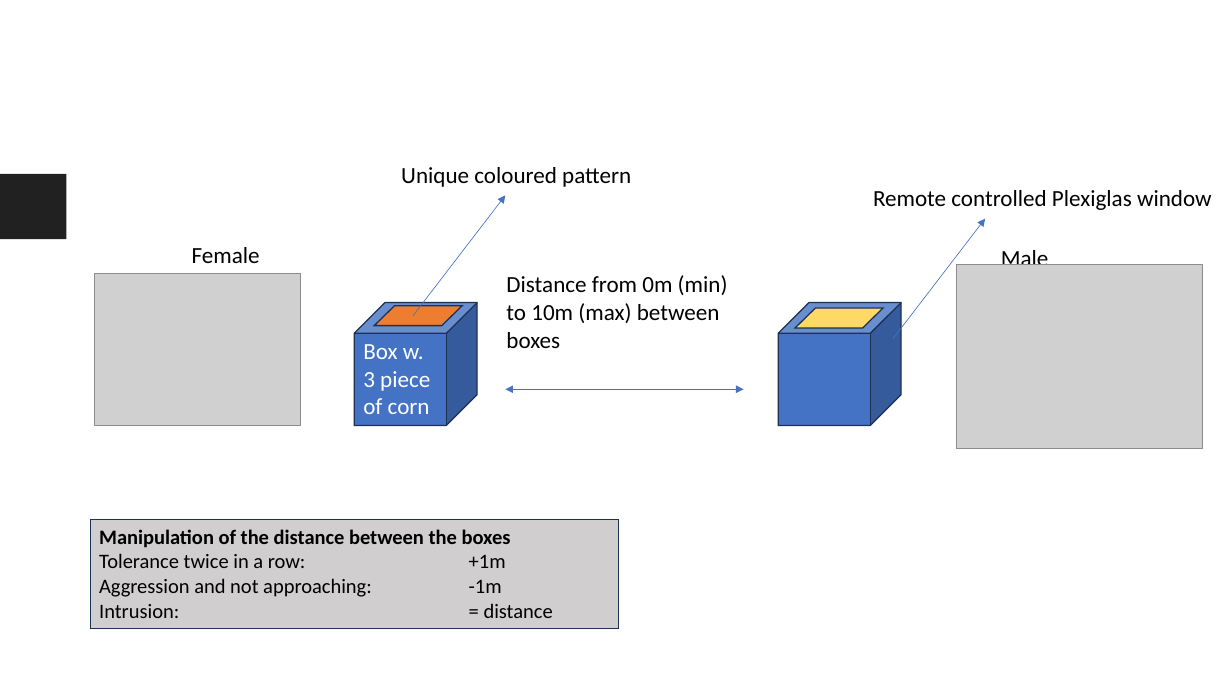
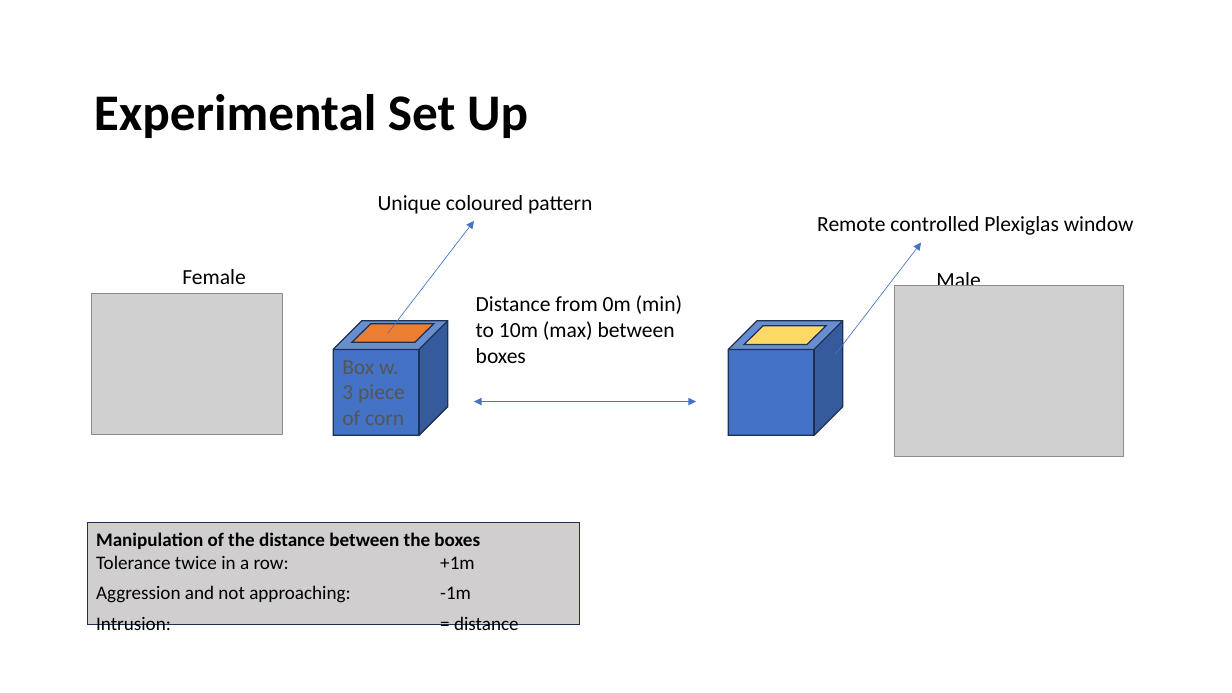
Before and after one commit to Makipurple3/IVPToleranceBex2223, a slide deck: slide 12 of M.AungKyaw_MaleFemaleToleranceInWildVervetMonkeys_Thesis.pptx (slide 15 before the commit). Drawn at 1232x693 pixels with LibreOffice and Linux fonts; fonts in the diff are those of the drawing; grey boxes stand for pictures. Boxes give left, top, right and bottom in pixels: in the first picture for what was removed or moved away, otherwise in the second. Text is boxed around its words. In the diff, an @@ line names an element or a change of style, - is before the commit and + after.

Commit message:
PPT updates

```diff
--- a/M.AungKyaw_MaleFemaleToleranceInWildVervetMonkeys_Thesis.pptx
+++ b/M.AungKyaw_MaleFemaleToleranceInWildVervetMonkeys_Thesis.pptx
@@ title added at [94,94,528,138], 40 pt, text #000000, bold @@
+Experimental Set Up
@@ rectangle removed at [0,174,67,239] @@
@@ text "Unique coloured pattern": place and size @@
-text "Unique coloured pattern" at [401,167,631,187]
+text "Unique coloured pattern" at [378,195,592,214]
@@ size 18 to 16.8 pt; more space between paragraphs in 5 elements at [182,269,246,284], [476,295,683,363], [378,195,592,214], [936,269,980,286], [817,216,1134,235] @@
@@ text "Remote controlled Plexiglas window": place and size @@
-text "Remote controlled Plexiglas window" at [873,190,1212,210]
+text "Remote controlled Plexiglas window" at [817,216,1134,235]
@@ arrow moved from (413, 316) - (506, 195) to (388, 333) - (474, 221) @@
@@ text "Female": place and size @@
-text "Female" at [192,247,260,263]
+text "Female" at [182,269,246,284]
@@ arrow moved from (893, 339) - (985, 219) to (836, 355) - (921, 243) @@
@@ text "Male": place and size @@
-text "Male" at [1001,246,1049,265]
+text "Male" at [936,269,980,286]
@@ picture: place and size @@
-picture at [94,274,300,425]
+picture at [91,294,283,435]
@@ text "Distance from 0m (min) to ...": place and size @@
-text "Distance from 0m (min) to ..." at [506,275,728,348]
+text "Distance from 0m (min) to ..." at [476,295,683,363]
@@ picture: place and size @@
-picture at [957,264,1202,448]
+picture at [895,286,1124,457]
@@ cube: place and size @@
-cube at [354,303,477,426]
+cube at [334,321,448,435]
@@ parallelogram: place and size @@
-parallelogram at [374,306,462,326]
+parallelogram at [352,323,434,342]
@@ cube: place and size @@
-cube at [778,303,901,426]
+cube at [728,321,843,435]
@@ parallelogram: place and size @@
-parallelogram at [795,308,883,328]
+parallelogram at [744,326,826,345]
@@ text "Box w. 3 piece of ...": place and size @@
-text "Box w. 3 piece of ..." at [363,344,430,414]
+text "Box w. 3 piece of ..." at [342,360,405,425]
@@ text "Box w. 3 piece of ..." at [342,360,405,425]: size 18 to 16.8 pt, text colour #FFFFFF to #555555; more space between paragraphs @@
@@ double arrow moved from (506, 389) - (744, 389) to (474, 402) - (696, 402) @@
@@ rectangle "Manipulation of the distance between ...": place and size @@
-rectangle "Manipulation of the distance between ..." at [90,519,618,628]
+rectangle "Manipulation of the distance between ..." at [87,523,579,625]
@@ rectangle "Manipulation of the distance between ..." at [87,523,579,625]: size 16 to 14.9 pt; more space between paragraphs @@
```
Also in this commit, not shown: 7 other slides changed, 14 slides added, 15 slides removed, 1 other file.
